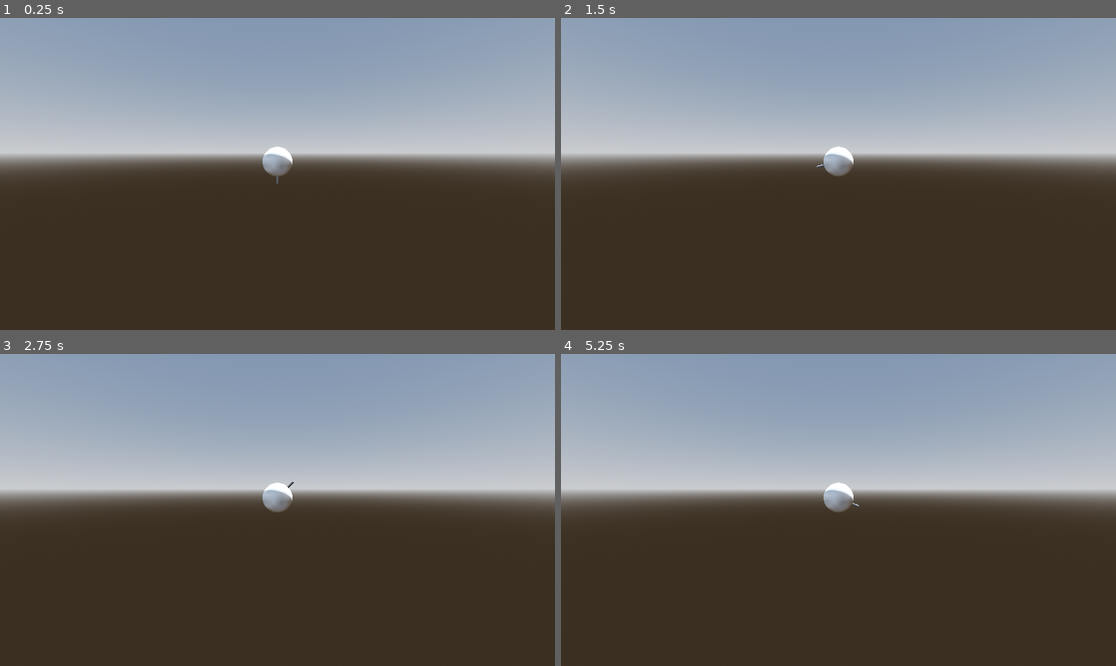
Above: before the commit, frames 1-4 (two rows, left to right).
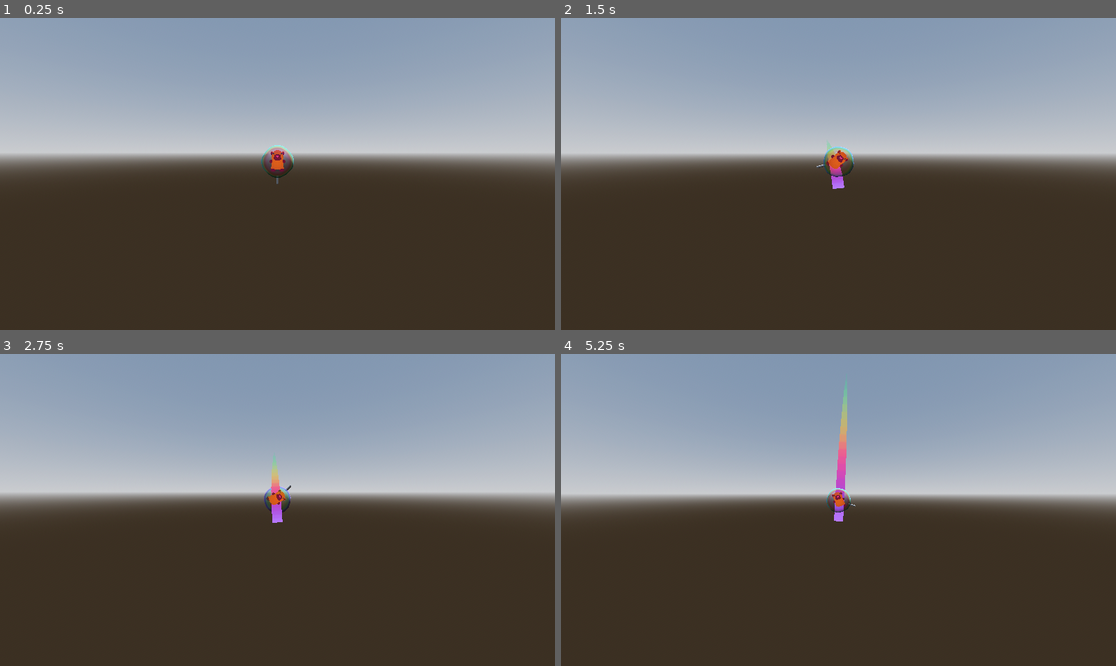
Above: after the commit, the same moments.

Repository: Mastermori/BubbeBounce
Game: Godot game, scene res://levels/base_level.tscn
The game is run twice, just before and just after one commit, with the same random seed, the same clock (stepped at 60 frames per second) and the same inputs.
Inputs (mouse positions are in pixels of both pictures, inside the frame that each line leads up to):
- Up to frame 1 (0.25 s): no input
- Up to frame 2 (1.5 s): tap Enter (ui_accept) at 0.5, 0.77 s; move the mouse to (960, 158) at 0.52 s; press the mouse at (960, 158) at 0.53 s; hold D (move_right) 0.53-1.28 s; move the mouse to (727, 189) at 1.27 s; release the mouse at (727, 189) at 1.28 s; hold A (move_left) from 1.28 s (still down); click (727, 189) at 1.35 s
- Up to frame 3 (2.75 s): tap Enter (ui_accept) at 1.52 s; move the mouse to (333, 441) at 2.02 s; release A (move_left) at 2.03 s; press the mouse at (333, 441) at 2.03 s; hold D (move_right) from 2.03 s (still down)
- Up to frame 4 (5.25 s): move the mouse to (810, 572) at 2.77 s; release the mouse at (810, 572) at 2.78 s; click (810, 572) at 2.85 s; tap Enter (ui_accept) at 3.02, 3.77, 4.25, 4.52 s; move the mouse to (1005, 556) at 3.52 s; release D (move_right) at 3.53 s; press the mouse at (1005, 556) at 3.53 s; hold A (move_left) from 3.53 s (still down); move the mouse to (672, 463) at 4.27 s; release the mouse at (672, 463) at 4.28 s; click (672, 463) at 4.35 s; move the mouse to (866, 510) at 5.02 s; press the mouse at (866, 510) at 5.03 s

The runs differ from the first frame. In frame 1, 0.5% of the frame differs, in the area x 47-53%, y 40-52%; in frame 2, 0.5%; in frame 3, 2.5%; in frame 4, 4.0%, in the area x 0-100%, y 10-54%.

Commit message:
added trail and better player controls

Diff:
--- a/player/player.gd
+++ b/player/player.gd
@@ -7,10 +7,12 @@
 
 # Remove when death is implemented
 var collided_last_frame := false
+var rotation_impulse: float = 0
 
-@onready var mesh: MeshInstance3D = $MeshInstance3D
+@onready var mesh: MeshInstance3D = $Body/MeshInstance3D
 @onready var bounce_cooldown: Timer = $BounceCooldown
 @onready var camera: PlayerCamera = $Camera3D
+@onready var capybara: Node3D = $Body/capybara
 
 func _ready() -> void:
 	Globals.player = self
@@ -28,23 +30,34 @@
 	var input_dir := Input.get_axis("move_left", "move_right")
 	var max_speed_not_reached: bool = abs(velocity.x) < max_move_speed
 	var trying_to_break: bool = sign(velocity.x) != sign(input_dir)
-	if input_dir != 0 and (max_speed_not_reached or trying_to_break):
-		velocity.x = lerp(velocity.x, input_dir * max_move_speed, delta * acceleration)
+	if input_dir != 0:
+		capybara.rotate_z(delta * acceleration * -input_dir * 1.5)
+		if max_speed_not_reached or trying_to_break:
+			velocity.x = lerp(velocity.x, input_dir * max_move_speed, delta * acceleration)
+
+	capybara.rotate_z(rotation_impulse)
+	rotation_impulse *= (1 - .65 * delta)
+
+	camera.fov = lerp(camera.fov, 75 * clamp(.95 + velocity.length() / 8 * .25, .95, 1.2), delta)
 
 	var collision := move_and_collide(velocity * delta)
-	if collision:
+	if collision and not collided_last_frame:
+		collided_last_frame = true
 		var body: PhysicsBody3D = collision.get_collider()
 		if not body.get_collision_layer_value(3):
-			collided_last_frame = true
 			die()
 			return
 		hit_bubble(body.owner, collision)
 	else:
+		collided_last_frame = false
 		velocity += Vector3.DOWN * gravity * gravity_multiplier * delta
 
 func hit_bubble(bubble: Bubble, collision: KinematicCollision3D) -> void:
 	bubble.on_hit_by_player()
-	velocity = collision.get_normal() * min(8, velocity.length() * 1.2 * bubble.size)
+	var collision_normal := collision.get_normal()
+	velocity = collision_normal * min(8, velocity.length() * 1.2 * bubble.size)
+	var angle_percent := Vector2.DOWN.angle_to(Vector2(collision_normal.x, collision_normal.y)) / (2 * PI)
+	rotation_impulse = clamp(rotation_impulse + sign(angle_percent) * pow(angle_percent, 2) * bubble.size, -1, 1)
 	#camera.zoom_effect()
 
 func die() -> void:
--- a/player/player.tscn
+++ b/player/player.tscn
@@ -1,15 +1,45 @@
-[gd_scene load_steps=7 format=3 uid="uid://d284tnwpobnj4"]
+[gd_scene load_steps=15 format=3 uid="uid://d284tnwpobnj4"]
 
 [ext_resource type="Script" uid="uid://m3pcsmljt22v" path="res://player/player.gd" id="1_rkbax"]
+[ext_resource type="Shader" uid="uid://b2ylmgy6clo1p" path="res://objects/bubble/bubble.gdshader" id="2_qjkh3"]
 [ext_resource type="PackedScene" uid="uid://byedupy74niwm" path="res://player/bubble_gun/bubble_gun.tscn" id="2_rkbax"]
 [ext_resource type="Script" uid="uid://cdbauf8vy4mv8" path="res://player/camera.gd" id="3_g1dw6"]
+[ext_resource type="PackedScene" uid="uid://mhp0mupwxqv2" path="res://player/model/capybara.glb" id="3_g6k8r"]
+[ext_resource type="Script" uid="uid://dayv0re0mj5oy" path="res://player/trail/trail3d.gd" id="4_yw30f"]
 
 [sub_resource type="SphereShape3D" id="SphereShape3D_x4av3"]
+
+[sub_resource type="ShaderMaterial" id="ShaderMaterial_g6k8r"]
+render_priority = 0
+shader = ExtResource("2_qjkh3")
+shader_parameter/fuwafuwa_speed = 1.5
+shader_parameter/fuwafuwa_size = 0.05
+shader_parameter/outline_color = Color(0.45, 0.7, 1, 1)
+shader_parameter/outline_ratio = 1.0
+shader_parameter/noise_speed = 0.2
+shader_parameter/noise_scale = 0.5
 
 [sub_resource type="StandardMaterial3D" id="StandardMaterial3D_3mqji"]
 
 [sub_resource type="SphereMesh" id="SphereMesh_rpqi1"]
 material = SubResource("StandardMaterial3D_3mqji")
+
+[sub_resource type="Gradient" id="Gradient_yw30f"]
+interpolation_mode = 2
+offsets = PackedFloat32Array(0, 0.163934, 0.344262, 0.532787, 0.778689, 1)
+colors = PackedColorArray(0.1152, 0.72, 0.44784, 0, 0.3478, 0.74, 0.439313, 0.517647, 0.75, 0.612, 0.2325, 0.631373, 0.84, 0.294, 0.4487, 1, 0.573425, 0.244598, 0.708293, 1, 0.578374, 0.378111, 0.995466, 1)
+
+[sub_resource type="GradientTexture1D" id="GradientTexture1D_qjkh3"]
+gradient = SubResource("Gradient_yw30f")
+
+[sub_resource type="StandardMaterial3D" id="StandardMaterial3D_g6k8r"]
+transparency = 1
+shading_mode = 0
+albedo_texture = SubResource("GradientTexture1D_qjkh3")
+
+[sub_resource type="Curve" id="Curve_yw30f"]
+_data = [Vector2(0, 1), 0.0, 0.0, 0, 0, Vector2(1, 0), -2.49643, 0.0, 0, 0]
+point_count = 2
 
 [node name="Player" type="CharacterBody3D"]
 collision_layer = 2
@@ -23,9 +53,27 @@
 debug_color = Color(0, 0.6, 0.701961, 1)
 debug_fill = false
 
-[node name="MeshInstance3D" type="MeshInstance3D" parent="."]
+[node name="Body" type="Node3D" parent="."]
+
+[node name="MeshInstance3D" type="MeshInstance3D" parent="Body"]
+material_override = SubResource("ShaderMaterial_g6k8r")
 mesh = SubResource("SphereMesh_rpqi1")
-skeleton = NodePath("../CollisionShape3D")
+skeleton = NodePath("../../CollisionShape3D")
+
+[node name="capybara" parent="Body" instance=ExtResource("3_g6k8r")]
+transform = Transform3D(-1.74846e-08, 0, -0.4, -0.103528, 0.38637, 4.52534e-09, 0.38637, 0.103528, -1.68888e-08, 0, 0.0740854, 0)
+
+[node name="Trail3D" type="MeshInstance3D" parent="Body/capybara"]
+transform = Transform3D(-1.09278e-07, -0.647048, 2.41481, 0, 2.41481, 0.647048, -2.5, 2.82833e-08, -1.05555e-07, 2.18112, -8.14005, -9.53398e-08)
+material_override = SubResource("StandardMaterial3D_g6k8r")
+skeleton = NodePath("../../..")
+script = ExtResource("4_yw30f")
+lifetime = 0.7
+base_width = 0.4
+width_profile = SubResource("Curve_yw30f")
+smoothing_iterations = 3
+axis = 2
+metadata/_custom_type_script = ExtResource("4_yw30f")
 
 [node name="BubbleGun" parent="." instance=ExtResource("2_rkbax")]
 transform = Transform3D(1, 0, 0, 0, 1, 0, 0, 0, 1, 0.465172, 0, 0)
--- /dev/null
+++ b/player/trail/trail3d.gd
@@ -0,0 +1,274 @@
+class_name Trail3D extends MeshInstance3D
+
+"""
+Original Author: Oussama BOUKHELF
+License: MIT
+Version: 0.1
+Email: o.boukhelf@gmail.com
+Description: Advanced 2D/3D Trail system.
+"""
+
+enum {VIEW, NORMAL, OBJECT}
+enum {X, Y, Z}
+
+@export var emit: bool = true
+@export var distance: float= 0.1
+@export_range(0, 99999) var segments: int = 20
+@export var lifetime: float= 0.5
+@export_range(0, 99999) var base_width: float =  0.5
+@export var tiled_texture: bool = false
+@export var tiling: int = 0
+@export var width_profile: Curve
+@export_range(0, 3) var smoothing_iterations: int= 0
+@export_range(0, 0.5) var smoothing_ratio: float = 0.25
+@export_enum("View", "Normal", "Object") var alignment: int = VIEW
+@export_enum("X", "Y", "Z") var axis: int = Y
+
+
+var points := []
+var color := Color(1, 1, 1, 1)
+var always_update = false
+
+var _target: Node3D
+var _A: Point
+var _B: Point
+var _C: Point
+var _temp_segment := []
+var _points := []
+
+
+class Point:
+	var transform: Transform3D
+	var age: float = 0.0
+
+	func _init(_transform :Transform3D, _age :float) -> void:
+		transform = _transform
+		age = _age
+
+	func update(delta: float, points: Array) -> void:
+		age -= delta
+		if age <= 0:
+			points.erase(self)
+
+
+func add_point(_transform :Transform3D) -> void:
+	var point =  Point.new(_transform, lifetime)
+	points.push_back(point)
+
+
+func clear_points() -> void:
+	points.clear()
+
+
+func _prepare_geometry(point_prev :Point, point :Point, half_width :float, factor :float) -> Array:
+	var normal := Vector3()
+
+	if alignment == VIEW:
+		if get_viewport().get_camera_3d():
+			var cam_pos = get_viewport().get_camera_3d().get_global_transform().origin
+			var path_direction :Vector3 = (point.transform.origin - point_prev.transform.origin).normalized()
+			normal = (cam_pos - (point.transform.origin + point_prev.transform.origin)/2).cross(path_direction).normalized()
+		else:
+			print("There is no camera in the scene")
+
+	elif alignment == NORMAL:
+		if axis == X:
+			normal = point.transform.basis.x.normalized()
+		elif axis == Y:
+			normal = point.transform.basis.y.normalized()
+		else:
+			normal = point.transform.basis.z.normalized()
+
+	else:
+		if axis == X:
+			normal = _target.global_transform.basis.x.normalized()
+		elif axis == Y:
+			normal = _target.global_transform.basis.y.normalized()
+		else:
+			normal = _target.global_transform.basis.z.normalized()
+
+	var width = half_width
+	if width_profile:
+		width = half_width * width_profile.sample(factor)
+
+	var p1 = point.transform.origin-normal*width
+	var p2 = point.transform.origin+normal*width
+	return [p1, p2]
+
+
+func render(update := false) -> void:
+	if update:
+		always_update = update
+	else:
+		_render_geometry(points)
+
+
+func _render_realtime() -> void:
+	var render_points = _points+_temp_segment+[_C]
+	_render_geometry(render_points)
+
+
+func _render_geometry(source: Array) -> void:
+	var points_count = source.size()
+	if points_count < 2:
+		return
+
+	# The following section is a hack to make orientation "view" work.
+	# but it may cause an artifact at the end of the trail.
+	# You can use transparency in the gradient to hide it for now.
+	var _d :Vector3 = source[0].transform.origin - source[1].transform.origin
+	var _t :Transform3D = source[0].transform
+	_t.origin = _t.origin + _d
+	var point = Point.new(_t, source[0].age)
+	var to_be_rendered = [point]+source
+	points_count += 1
+
+	var half_width :float = base_width/2.0
+	var u := 0.0
+
+	mesh.clear_surfaces()
+	mesh.surface_begin(Mesh.PRIMITIVE_TRIANGLE_STRIP, null)
+	for i in range(1, points_count):
+		var factor :float = float(i)/(points_count-1)
+
+		var vertices = _prepare_geometry(to_be_rendered[i-1], to_be_rendered[i], half_width, 1.0-factor)
+		if tiled_texture:
+			if tiling > 0:
+				factor *= tiling
+			else:
+				var travel = (to_be_rendered[i-1].transform.origin - to_be_rendered[i].transform.origin).length()
+				u += travel/base_width
+				factor = u
+
+
+		mesh.surface_set_uv(Vector2(factor, 0))
+		mesh.surface_add_vertex(vertices[0])
+		mesh.surface_set_uv(Vector2(factor, 1))
+		mesh.surface_add_vertex(vertices[1])
+
+
+	mesh.surface_end()
+
+
+
+func _update_points() -> void:
+	var delta = get_process_delta_time()
+
+	_A.update(delta, _points)
+	_B.update(delta, _points)
+	_C.update(delta, _points)
+	for point in _points:
+		point.update(delta, _points)
+
+	var size_multiplier = [1, 2, 4, 6][smoothing_iterations]
+	var max_points_count :int = segments * size_multiplier
+	if _points.size() > max_points_count:
+		_points.reverse()
+		_points.resize(max_points_count)
+		_points.reverse()
+
+
+func smooth() -> void:
+	if points.size() < 3:
+		return
+
+	var output := [points[0]]
+	for i in range(1, points.size()-1):
+		output += _chaikin(points[i-1], points[i], points[i+1])
+
+	output.push_back(points[-1])
+	points = output
+
+
+func _chaikin(A, B, C) -> Array:
+	if smoothing_iterations == 0:
+		return [B]
+
+	var out := []
+	var x :float = smoothing_ratio
+
+	# Pre-calculate some parameters to improve performance
+	var xi  :float = (1-x)
+	var xpa :float = (x*x-2*x+1)
+	var xpb :float = (-x*x+2*x)
+	# transforms
+	var A1_t  :Transform3D = A.transform.interpolate_with(B.transform, xi)
+	var B1_t  :Transform3D = B.transform.interpolate_with(C.transform, x)
+	# ages
+	var A1_a  :float = lerp(A.age, B.age, xi)
+	var B1_a  :float = lerp(B.age, C.age, x)
+
+	if smoothing_iterations == 1:
+		out = [Point.new(A1_t, A1_a), Point.new(B1_t, B1_a)]
+
+	else:
+		# transforms
+		var A2_t  :Transform3D = A.transform.interpolate_with(B.transform, xpa)
+		var B2_t  :Transform3D = B.transform.interpolate_with(C.transform, xpb)
+		var A11_t :Transform3D = A1_t.interpolate_with(B1_t, x)
+		var B11_t :Transform3D = A1_t.interpolate_with(B1_t, xi)
+		# ages
+		var A2_a  :float = lerp(A.age, B.age, xpa)
+		var B2_a  :float = lerp(B.age, C.age, xpb)
+		var A11_a :float = lerp(A1_a, B1_a, x)
+		var B11_a :float = lerp(A1_a, B1_a, xi)
+
+		if smoothing_iterations == 2:
+			out += [Point.new(A2_t, A2_a), Point.new(A11_t, A11_a),
+					Point.new(B11_t, B11_a), Point.new(B2_t, B2_a)]
+		elif smoothing_iterations == 3:
+			# transforms
+			var A12_t  :Transform3D = A1_t.interpolate_with(B1_t, xpb)
+			var B12_t  :Transform3D = A1_t.interpolate_with(B1_t, xpa)
+			var A121_t :Transform3D = A11_t.interpolate_with(A2_t, x)
+			var B121_t :Transform3D = B11_t.interpolate_with(B2_t, x)
+			# ages
+			var A12_a  :float = lerp(A1_a, B1_a, xpb)
+			var B12_a  :float = lerp(A1_a, B1_a, xpa)
+			var A121_a :float = lerp(A11_a, A2_a, x)
+			var B121_a :float = lerp(B11_a, B2_a, x)
+			out += [Point.new(A2_t, A2_a), Point.new(A121_t, A121_a), Point.new(A12_t, A12_a),
+					Point.new(B12_t, B12_a), Point.new(B121_t, B121_a), Point.new(B2_t, B2_a)]
+
+	return out
+
+
+func _emit(delta) -> void:
+	var _transform :Transform3D = _target.global_transform
+
+	var point = Point.new(_transform, lifetime)
+	if not _A:
+		_A = point
+		return
+	elif not _B:
+		_A.update(delta, _points)
+		_B = point
+		return
+
+	if _B.transform.origin.distance_squared_to(_transform.origin) >= distance*distance:
+		_A = _B
+		_B = point
+		_points += _temp_segment
+
+	_C = point
+
+	_update_points()
+	_temp_segment = _chaikin(_A, _B, _C)
+	_render_realtime()
+
+
+func _ready() -> void:
+	mesh = ImmediateMesh.new()
+	_target = get_parent()
+	top_level = true
+
+
+
+func _process(delta) -> void:
+	if emit:
+		_emit(delta)
+		return
+
+	if always_update:
+		# This is needed for alignment == view, so it can be updated every frame.
+		_render_geometry(points)
Not shown, added: player/trail/trail3d.gd.uid
